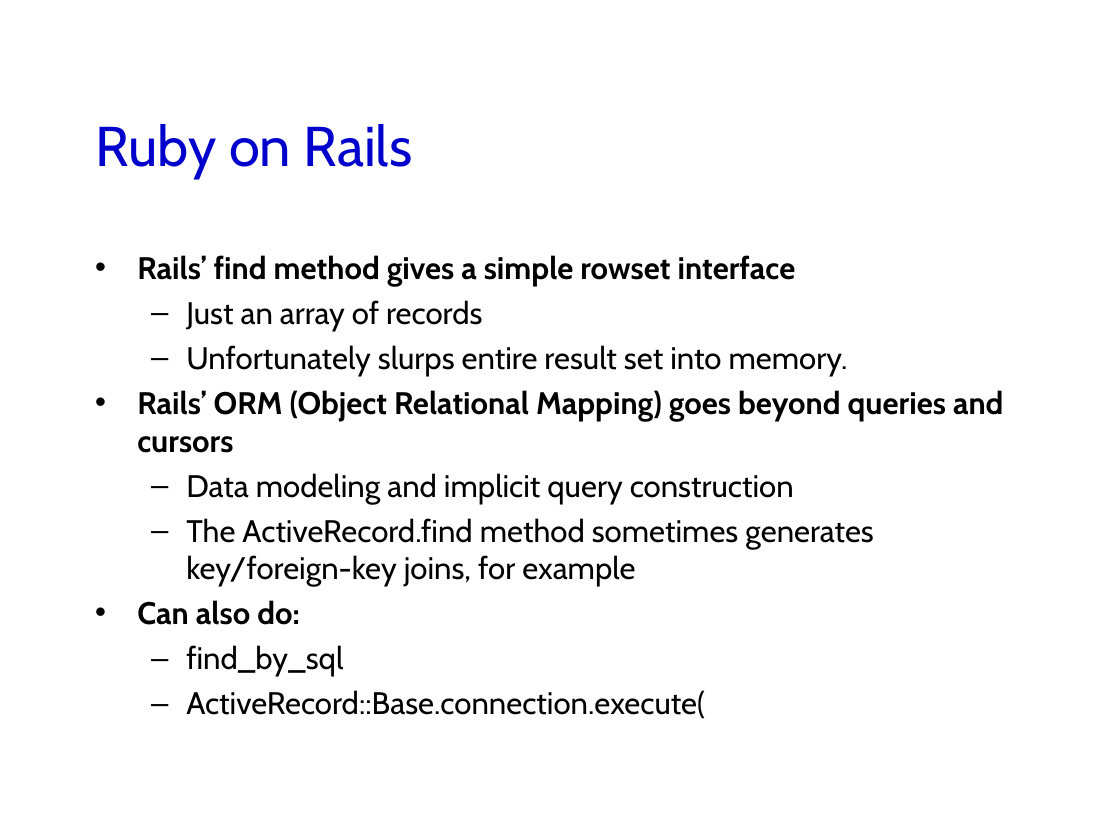
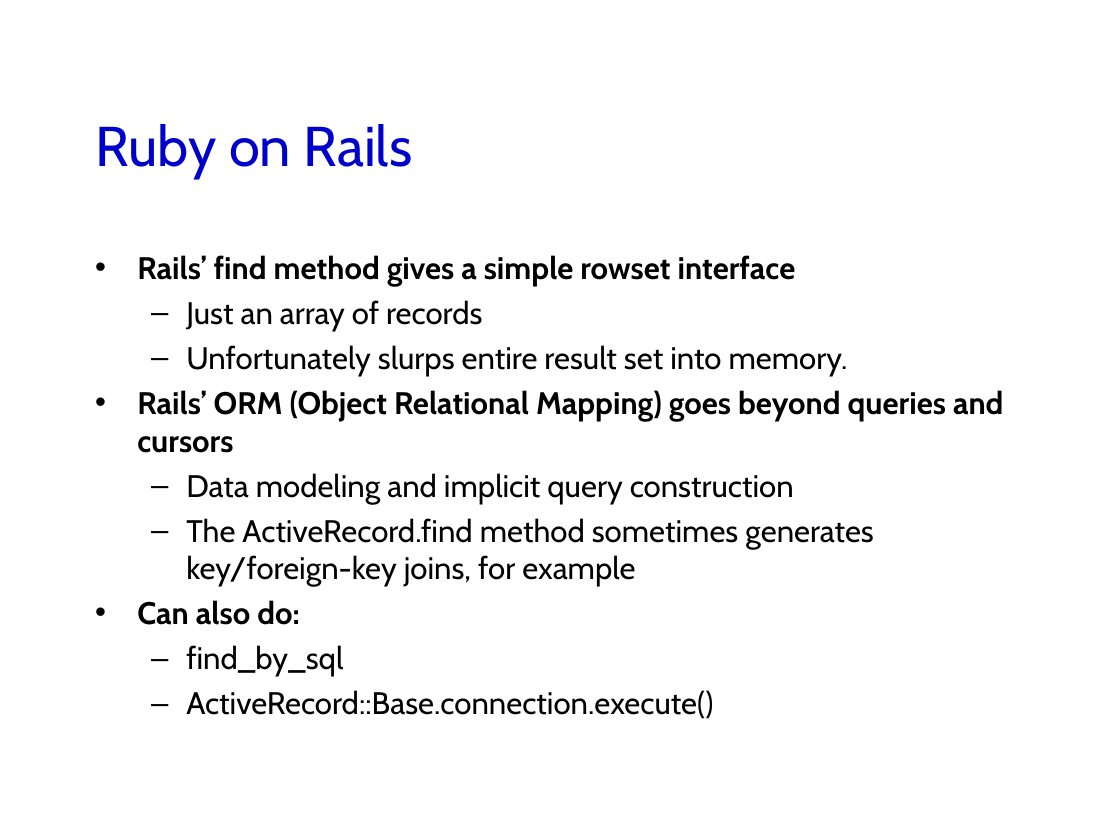
Before and after one commit to jhellerstein/cs186-09, a slide deck: slide 62 of lecs/14.SQL.ppt. Drawn at 1120x840 pixels with LibreOffice and Linux fonts; fonts in the diff are those of the drawing; background and template pictures are left out. Boxes give left, top, right and bottom in pixels: in the first picture for what was removed or moved away, otherwise in the second. Text is boxed around its words. In the diff, an @@ line names an element or a change of style, - is before the commit and + after.

```diff
--- a/lecs/14.SQL.ppt
+++ b/lecs/14.SQL.ppt
@@ text at (x1=186, y1=690, x2=713, y2=719): text changed @@
-  – ActiveRecord::Base.connection.execute(
+  – ActiveRecord::Base.connection.execute()
```
Also in this commit, not shown: 2 other files.
